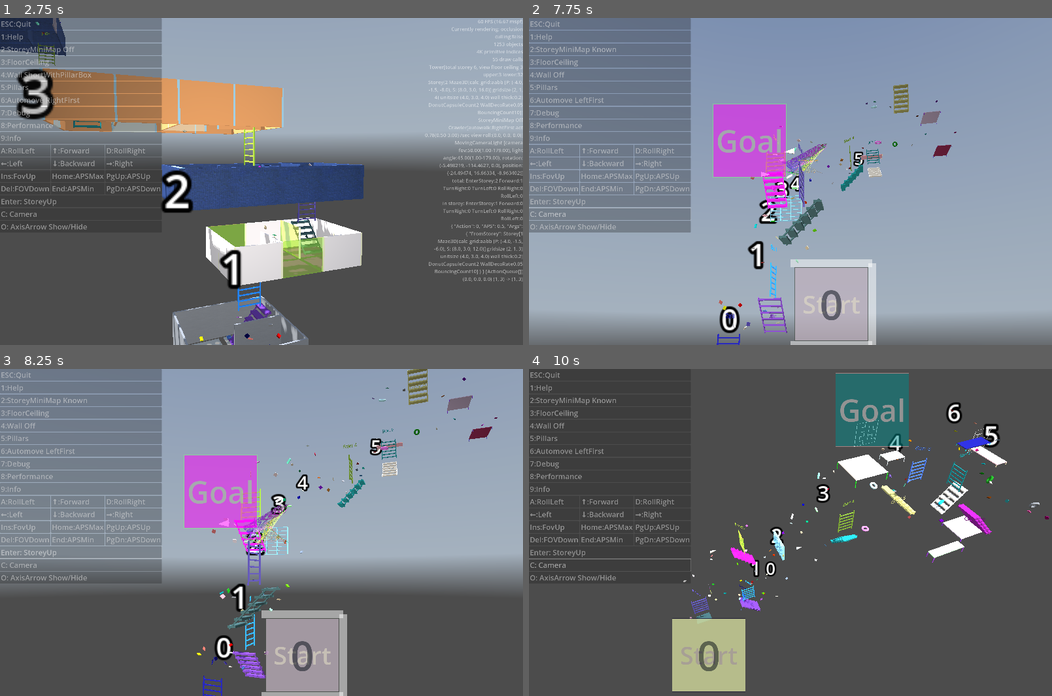
Above: before the commit, frames 1-4 (two rows, left to right).
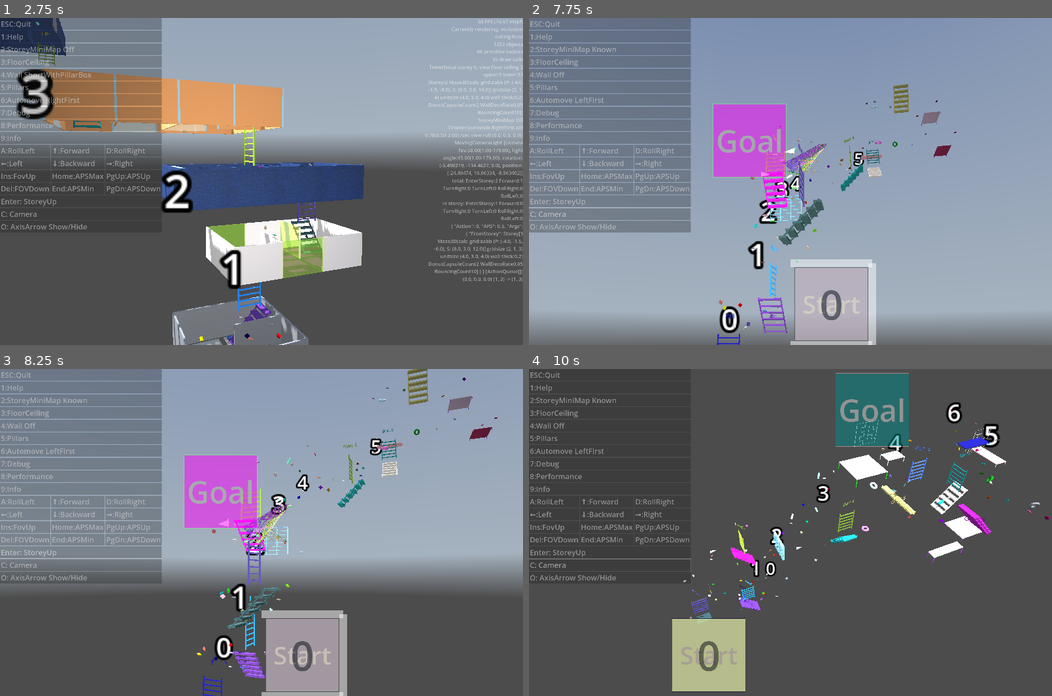
Above: after the commit, the same moments.

Repository: kasworld/gd4maze3d
Game: Godot game, scene res://main.tscn
Two runs of this game, one before a commit and one after it. Both use one fixed random seed, a clock stepped at 60 frames per second and the inputs below. A sky picture missing from this copy of the repository is replaced by a grey-blue gradient.
Inputs (mouse positions are in pixels of both pictures, inside the frame that each line leads up to):
- Up to frame 1 (2.75 s): click "Enter: StoreyUp" at 0.5 s; click "Enter: StoreyUp" at 1.25 s; tap Enter at 2 s; move the mouse to (376, 165) at 2.02 s; hold Right from 2.03 s (still down); tap Q at 2.1 s; click (376, 165) at 2.17 s
- Up to frame 2 (7.75 s): move the mouse to (685, 197) at 2.77 s; release Right at 2.78 s; hold Down 2.78-3.53 s; tap one key every 0.75 s from 2.85 s: E 1 2 3 4 5 6; move the mouse to (842, 109) at 3.52 s; hold Right 3.53-4.28 s; move the mouse to (764, 246) at 4.27 s; hold Up 4.28-5.03 s; click (764, 246) at 4.42 s; move the mouse to (947, 230) at 5.02 s; hold Left 5.03-6.53 s; move the mouse to (633, 132) at 5.77 s; move the mouse to (816, 181) at 6.52 s; hold Down 6.53-7.28 s; click (816, 181) at 6.67 s; move the mouse to (712, 99) at 7.27 s; hold Right from 7.28 s (still down)
- Up to frame 3 (8.25 s): move the mouse to (376, 516) at 8.02 s; release Right at 8.03 s; hold Up from 8.03 s (still down); tap 7 at 8.1 s
- Up to frame 4 (10 s): move the mouse to (685, 548) at 8.77 s; release Up at 8.78 s; hold Right 8.78-9.53 s; tap 8 at 8.85 s; click (685, 548) at 8.92 s; move the mouse to (842, 460) at 9.52 s; hold Down from 9.53 s (still down); tap 9 at 9.6 s

Frame 1 is identical in both runs. In frame 2, less than 0.1% of the frame differs, in the area x 63-81%, y 28-44%; in frame 3, less than 0.1%; in frame 4, 0.2%, in the area x 58-92%, y 20-58%.

Commit message:
fix table unit_size

Diff:
--- a/storey/storey.gd
+++ b/storey/storey.gd
@@ -159,7 +159,7 @@
 	return self
 
 func add_table4leg(posi_list :Array[Vector2i]) -> void:
-	var unit_size := maze3d.calc_grid.unit_size
+	var unit_size := maze3d.calc_grid.unit_size - Vector3(maze3d.WallThick, 0, maze3d.WallThick)
 	for posi in posi_list:
 		var t4l :Table4Leg = preload("res://table_4_leg/table_4_leg.tscn").instantiate()
 		var thick := unit_size.y/50
